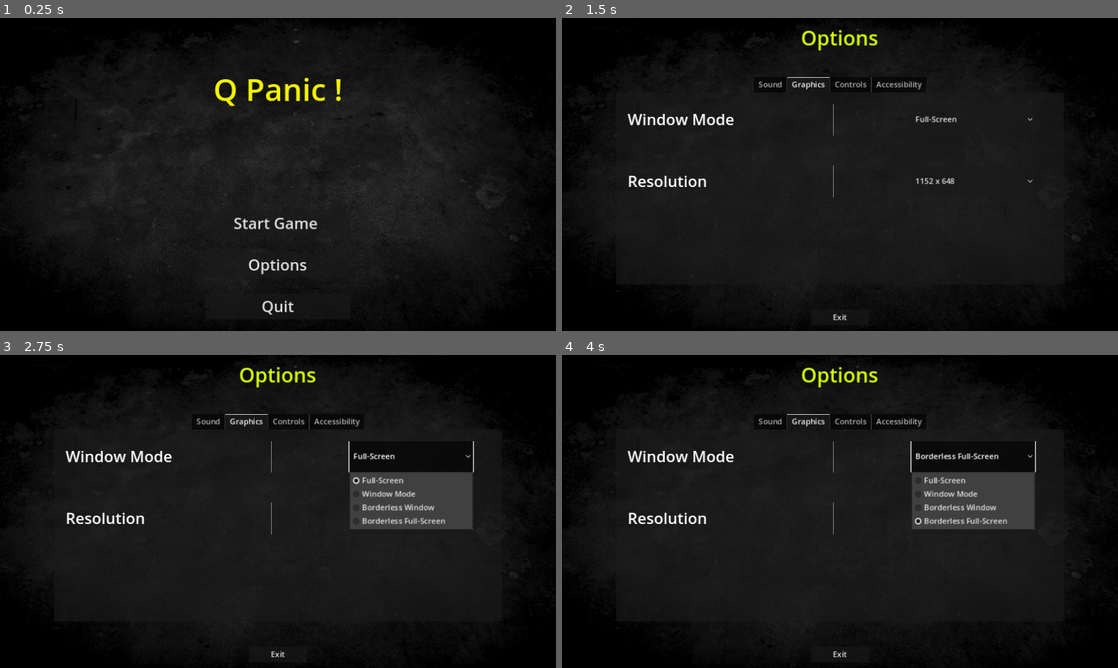
Above: before the commit, frames 1-4 (two rows, left to right).
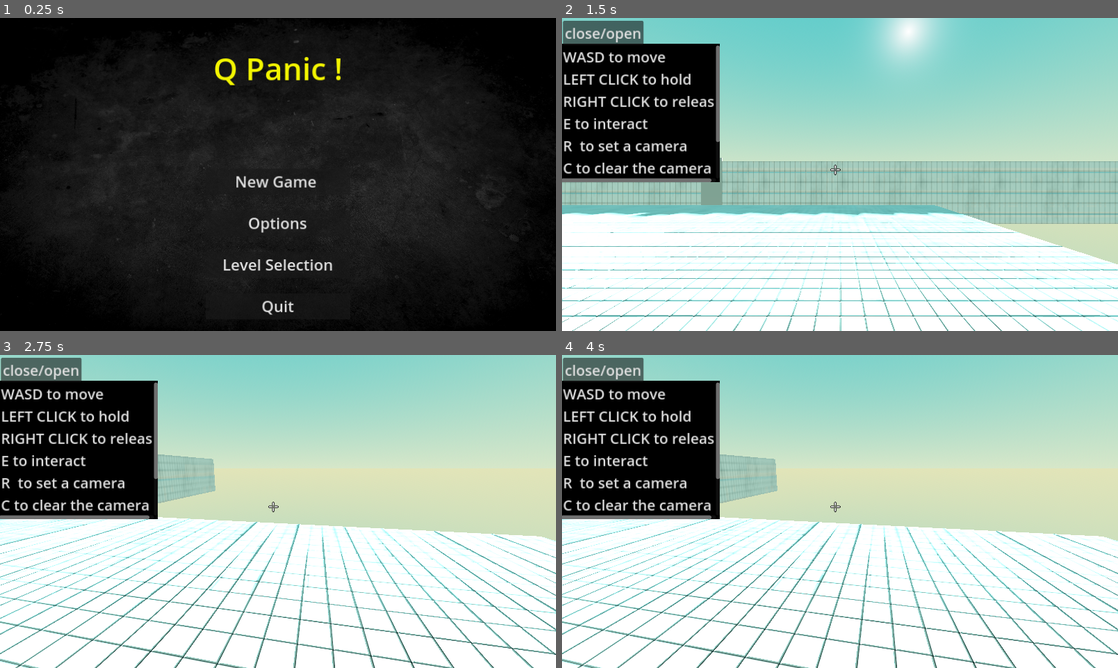
Above: after the commit, the same moments.

Repository: AntoninHUDRY/Q_panic
Game: Godot game, scene res://Menu/main_menu.tscn
Same seed, same stepped clock (60 frames per second), same inputs: the game is played once before the commit and once after it. This scene is started directly instead of the project's main scene.
Inputs (mouse positions are in pixels of both pictures, inside the frame that each line leads up to):
- Up to frame 1 (0.25 s): no input
- Up to frame 2 (1.5 s): click (840, 265) at 0.5 s, where only the run after the commit has a clickable "Level Selection"; click (840, 99) at 1.25 s, where only the run after the commit has a clickable "Level 2"
- Up to frame 3 (2.75 s): click (411, 455) at 2 s, where only the run before the commit has a clickable "Full-Screen"
- Up to frame 4 (4 s): click (973, 517) at 2.75 s, where only the run before the commit has a clickable "1152 x 648"; click (973, 455) at 3.5 s, where only the run before the commit has a clickable "Borderless Full-Screen"

The runs differ from the first frame. In frame 1, 2.3% of the frame differs, in the area x 38-62%, y 12-82%; in frame 2, 92%, in the area x 0-100%, y 0-100%; in frame 3, 92%; in frame 4, 92%.

Commit message:
Added Level Selection

Diff:
--- /dev/null
+++ b/Menu/level_select.gd
@@ -0,0 +1,47 @@
+class_name LevelSelect
+extends Control
+
+@onready var quit_to_menu = $VBoxContainer/QuitToMenu as Button
+
+
+signal exit_level_select
+
+func _ready():
+	quit_to_menu.button_down.connect(_on_quit_to_menu_pressed)
+	set_process(false)
+
+func _on_level_1_pressed():
+	get_tree().change_scene_to_file("res://level/level 1/level1.tscn")
+
+
+func _on_level_2_pressed():
+	get_tree().change_scene_to_file("res://level/level 2/level2.tscn")
+
+
+func _on_level_3_pressed():
+	get_tree().change_scene_to_file("res://level/level 3/level3.tscn")
+
+
+func _on_level_4_pressed():
+	get_tree().change_scene_to_file("res://level/level 4/level4.tscn")
+
+
+func _on_level_5_pressed():
+	get_tree().change_scene_to_file("res://level/level 5/level5.tscn")
+
+
+func _on_level_6_pressed():
+	get_tree().change_scene_to_file("res://level/level 6/level6.tscn")
+
+
+func _on_level_7_pressed():
+	get_tree().change_scene_to_file("res://level/level 7/level7.tscn")
+
+
+func _on_level_8_pressed():
+	get_tree().change_scene_to_file("res://level/level 8/level8.tscn")
+
+
+func _on_quit_to_menu_pressed() -> void:
+	exit_level_select.emit()
+	set_process(false)
--- /dev/null
+++ b/Menu/level_select.tscn
@@ -0,0 +1,118 @@
+[gd_scene load_steps=2 format=3 uid="uid://ds1ufo3eqhpbd"]
+
+[ext_resource type="Script" path="res://Menu/level_select.gd" id="1_8apv1"]
+
+[node name="LevelSelect" type="Control"]
+layout_mode = 3
+anchors_preset = 15
+anchor_right = 1.0
+anchor_bottom = 1.0
+grow_horizontal = 2
+grow_vertical = 2
+script = ExtResource("1_8apv1")
+
+[node name="VBoxContainer" type="VBoxContainer" parent="."]
+layout_mode = 1
+anchors_preset = 15
+anchor_right = 1.0
+anchor_bottom = 1.0
+offset_top = -20.0
+offset_bottom = -20.0
+grow_horizontal = 2
+grow_vertical = 2
+theme_override_constants/separation = 15
+
+[node name="Label" type="Label" parent="VBoxContainer"]
+layout_mode = 2
+size_flags_vertical = 6
+theme_override_colors/font_color = Color(0.992157, 0.933333, 0, 1)
+theme_override_font_sizes/font_size = 35
+text = "Choose a Level"
+horizontal_alignment = 1
+vertical_alignment = 1
+
+[node name="Level1" type="Button" parent="VBoxContainer"]
+custom_minimum_size = Vector2(150, 10)
+layout_mode = 2
+size_flags_horizontal = 4
+theme_override_colors/font_color = Color(1, 1, 1, 1)
+theme_override_font_sizes/font_size = 25
+text = "Level 1"
+
+[node name="Level2" type="Button" parent="VBoxContainer"]
+custom_minimum_size = Vector2(150, 10)
+layout_mode = 2
+size_flags_horizontal = 4
+theme_override_colors/font_color = Color(1, 1, 1, 1)
+theme_override_font_sizes/font_size = 25
+text = "Level 2"
+
+[node name="Level3" type="Button" parent="VBoxContainer"]
+custom_minimum_size = Vector2(150, 10)
+layout_mode = 2
+size_flags_horizontal = 4
+theme_override_colors/font_color = Color(1, 1, 1, 1)
+theme_override_font_sizes/font_size = 25
+text = "Level 3"
+
+[node name="Level4" type="Button" parent="VBoxContainer"]
+custom_minimum_size = Vector2(150, 10)
+layout_mode = 2
+size_flags_horizontal = 4
+theme_override_colors/font_color = Color(1, 1, 1, 1)
+theme_override_font_sizes/font_size = 25
+text = "Level 4"
+
+[node name="Level5" type="Button" parent="VBoxContainer"]
+custom_minimum_size = Vector2(150, 10)
+layout_mode = 2
+size_flags_horizontal = 4
+theme_override_colors/font_color = Color(1, 1, 1, 1)
+theme_override_font_sizes/font_size = 25
+text = "Level 5"
+
+[node name="Level6" type="Button" parent="VBoxContainer"]
+custom_minimum_size = Vector2(150, 10)
+layout_mode = 2
+size_flags_horizontal = 4
+theme_override_colors/font_color = Color(1, 1, 1, 1)
+theme_override_font_sizes/font_size = 25
+text = "Level 6"
+
+[node name="Level7" type="Button" parent="VBoxContainer"]
+custom_minimum_size = Vector2(150, 10)
+layout_mode = 2
+size_flags_horizontal = 4
+theme_override_colors/font_color = Color(1, 1, 1, 1)
+theme_override_font_sizes/font_size = 25
+text = "Level 7"
+
+[node name="Level8" type="Button" parent="VBoxContainer"]
+custom_minimum_size = Vector2(150, 10)
+layout_mode = 2
+size_flags_horizontal = 4
+theme_override_colors/font_color = Color(1, 1, 1, 1)
+theme_override_font_sizes/font_size = 25
+text = "Level 8"
+
+[node name="MarginContainer" type="MarginContainer" parent="VBoxContainer"]
+custom_minimum_size = Vector2(0, 10)
+layout_mode = 2
+
+[node name="QuitToMenu" type="Button" parent="VBoxContainer"]
+custom_minimum_size = Vector2(200, 10)
+layout_mode = 2
+size_flags_horizontal = 4
+theme_override_colors/font_color = Color(1, 1, 1, 1)
+theme_override_font_sizes/font_size = 25
+text = "Quit To Menu"
+
+[connection signal="pressed" from="VBoxContainer/Level1" to="." method="_on_level_1_pressed"]
+[connection signal="pressed" from="VBoxContainer/Level2" to="." method="_on_level_2_pressed"]
+[connection signal="pressed" from="VBoxContainer/Level3" to="." method="_on_level_3_pressed"]
+[connection signal="pressed" from="VBoxContainer/Level4" to="." method="_on_level_4_pressed"]
+[connection signal="pressed" from="VBoxContainer/Level5" to="." method="_on_level_5_pressed"]
+[connection signal="pressed" from="VBoxContainer/Level6" to="." method="_on_level_6_pressed"]
+[connection signal="pressed" from="VBoxContainer/Level7" to="." method="_on_level_7_pressed"]
+[connection signal="pressed" from="VBoxContainer/Level8" to="." method="_on_level_8_pressed"]
+[connection signal="pressed" from="VBoxContainer/QuitToMenu" to="." method="_on_quit_to_menu_pressed"]
--- a/Menu/main_menu.gd
+++ b/Menu/main_menu.gd
@@ -5,9 +5,13 @@
 
 @onready var start_button = $MarginContainer/VBoxContainer/Start as Button
 @onready var options_button = $MarginContainer/VBoxContainer/Options as Button
+@onready var level_selection = $MarginContainer/VBoxContainer/LevelSelection as Button
 @onready var exit_button = $MarginContainer/VBoxContainer/Quit as Button
 @onready var options_menu = $Options_Menu as OptionsMenu
+@onready var level_select = $LevelSelect as LevelSelect
 @onready var margin_container = $MarginContainer as MarginContainer
+
+
 
 
 
@@ -22,6 +26,11 @@
 	options_menu.set_process(true)
 	options_menu.visible = true
 
+func _on_level_selection_pressed() -> void:
+	margin_container.visible = false
+	level_select.set_process(true)
+	level_select.visible = true
+
 func on_exit_pressed() -> void:
 	get_tree().quit()
 
@@ -29,8 +38,14 @@
 	margin_container.visible = true
 	options_menu.visible = false
 
+func on_exit_level_select() -> void:
+	margin_container.visible = true
+	level_select.visible = false
+
 func handle_connecting_signals() -> void:
 	start_button.button_down.connect(on_start_pressed)
 	options_button.button_down.connect(on_options_pressed)
+	level_selection.button_down.connect(_on_level_selection_pressed)
 	exit_button.button_down.connect(on_exit_pressed)
 	options_menu.exit_options_menu.connect(on_exit_options_menu)
+	level_select.exit_level_select.connect(on_exit_level_select)
--- a/Menu/main_menu.tscn
+++ b/Menu/main_menu.tscn
@@ -1,8 +1,9 @@
-[gd_scene load_steps=4 format=3 uid="uid://dxmkmxm387wpx"]
+[gd_scene load_steps=5 format=3 uid="uid://dxmkmxm387wpx"]
 
 [ext_resource type="Texture2D" uid="uid://duphmnqkq4ukd" path="res://textures/dark_background.jpg" id="1_ey1a1"]
 [ext_resource type="Script" path="res://Menu/main_menu.gd" id="1_g06n7"]
 [ext_resource type="PackedScene" uid="uid://d1d6gq4xg16vh" path="res://OptionsMenu/options_menu.tscn" id="3_plbon"]
+[ext_resource type="PackedScene" uid="uid://ds1ufo3eqhpbd" path="res://Menu/level_select.tscn" id="4_3etlk"]
 
 [node name="MainMenu" type="Control"]
 layout_mode = 3
@@ -54,7 +55,7 @@
 layout_mode = 2
 size_flags_horizontal = 4
 theme_override_font_sizes/font_size = 32
-text = "Start Game "
+text = "New Game "
 
 [node name="Options" type="Button" parent="MarginContainer/VBoxContainer"]
 custom_minimum_size = Vector2(300, 0)
@@ -62,6 +63,13 @@
 size_flags_horizontal = 4
 theme_override_font_sizes/font_size = 32
 text = "Options"
+
+[node name="LevelSelection" type="Button" parent="MarginContainer/VBoxContainer"]
+custom_minimum_size = Vector2(300, 0)
+layout_mode = 2
+size_flags_horizontal = 4
+theme_override_font_sizes/font_size = 32
+text = "Level Selection"
 
 [node name="Quit" type="Button" parent="MarginContainer/VBoxContainer"]
 custom_minimum_size = Vector2(300, 0)
@@ -74,6 +82,11 @@
 visible = false
 layout_mode = 1
 
+[node name="LevelSelect" parent="." instance=ExtResource("4_3etlk")]
+visible = false
+layout_mode = 1
+
 [connection signal="button_down" from="MarginContainer/VBoxContainer/Start" to="." method="_on_start_button_down"]
 [connection signal="button_down" from="MarginContainer/VBoxContainer/Options" to="." method="_on_options_button_down"]
+[connection signal="pressed" from="MarginContainer/VBoxContainer/LevelSelection" to="." method="_on_level_selection_pressed"]
 [connection signal="button_down" from="MarginContainer/VBoxContainer/Quit" to="." method="_on_quit_button_down"]
--- a/Menu/pause_menu.tscn
+++ b/Menu/pause_menu.tscn
@@ -4,7 +4,6 @@
 
 [node name="PauseMenu" type="CanvasLayer"]
 process_mode = 2
-visible = false
 script = ExtResource("1_5gdok")
 
 [node name="Menu" type="ColorRect" parent="."]
@@ -31,7 +30,7 @@
 size_flags_vertical = 6
 theme_override_colors/font_color = Color(0.992157, 0.933333, 0, 1)
 theme_override_font_sizes/font_size = 35
-text = "Pause Menu"
+text = "Pause"
 horizontal_alignment = 1
 
 [node name="ResumeButton" type="Button" parent="Menu/VBoxContainer"]
--- a/character/player.gd
+++ b/character/player.gd
@@ -41,6 +41,8 @@
 	pause_menu_instance = pause_menu_scene.instantiate()
 	# Add the pause menu instance to the current scene
 	add_child(pause_menu_instance)
+	# Make sure the pause menu is hidden initially
+	pause_menu_instance.visible = false
 
 func _process(delta):
 	if Input.is_action_just_pressed("exit_game"):
